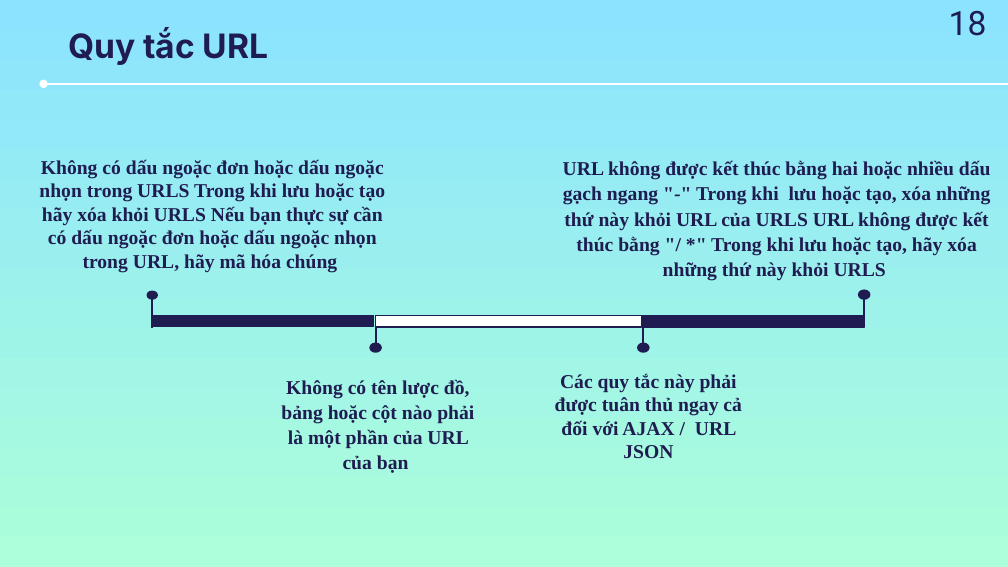
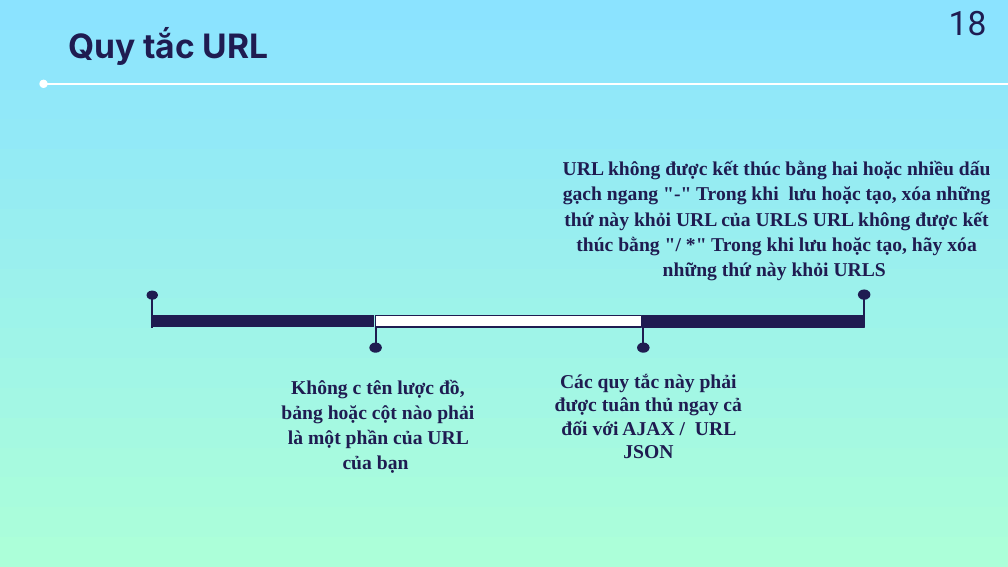
Before and after one commit to Hung21j/Final, a slide deck: slide 28 of G16.pptx. Drawn at 1008x567 pixels with LibreOffice and Linux fonts; fonts in the diff are those of the drawing. Boxes give left, top, right and bottom in pixels: in the first picture for what was removed or moved away, otherwise in the second. Text is boxed around its words. In the diff, an @@ line names an element or a change of style, - is before the commit and + after.

```diff
--- a/G16.pptx
+++ b/G16.pptx
@@ text removed at box(39, 159, 385, 273) @@
-Không có dấu ngoặc đơn hoặc dấu ngoặc nhọn trong URLS Trong khi lưu hoặc tạo hãy xóa khỏi URLS Nếu bạn thực sự cần có dấu ngoặc đơn hoặc dấu ngoặc nhọn trong URL, hãy mã hóa chúng
@@ text at box(281, 379, 474, 473): text changed @@
-Không có tên lược đồ, bảng hoặc cột nào phải là một phần của URL của bạn
+Không c tên lược đồ, bảng hoặc cột nào phải là một phần của URL của bạn
```
Also in this commit, not shown: 1 other slide changed.
